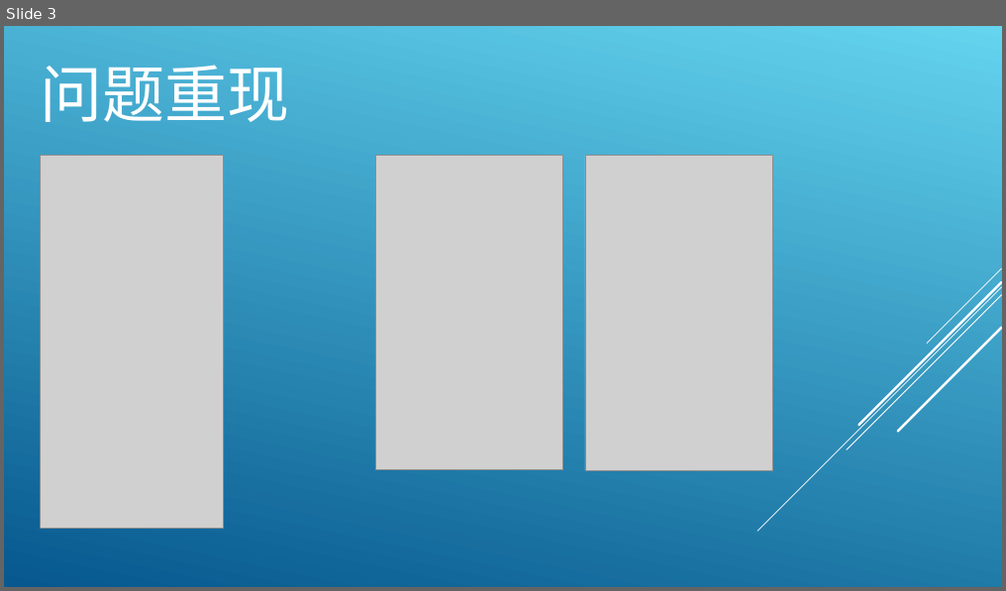
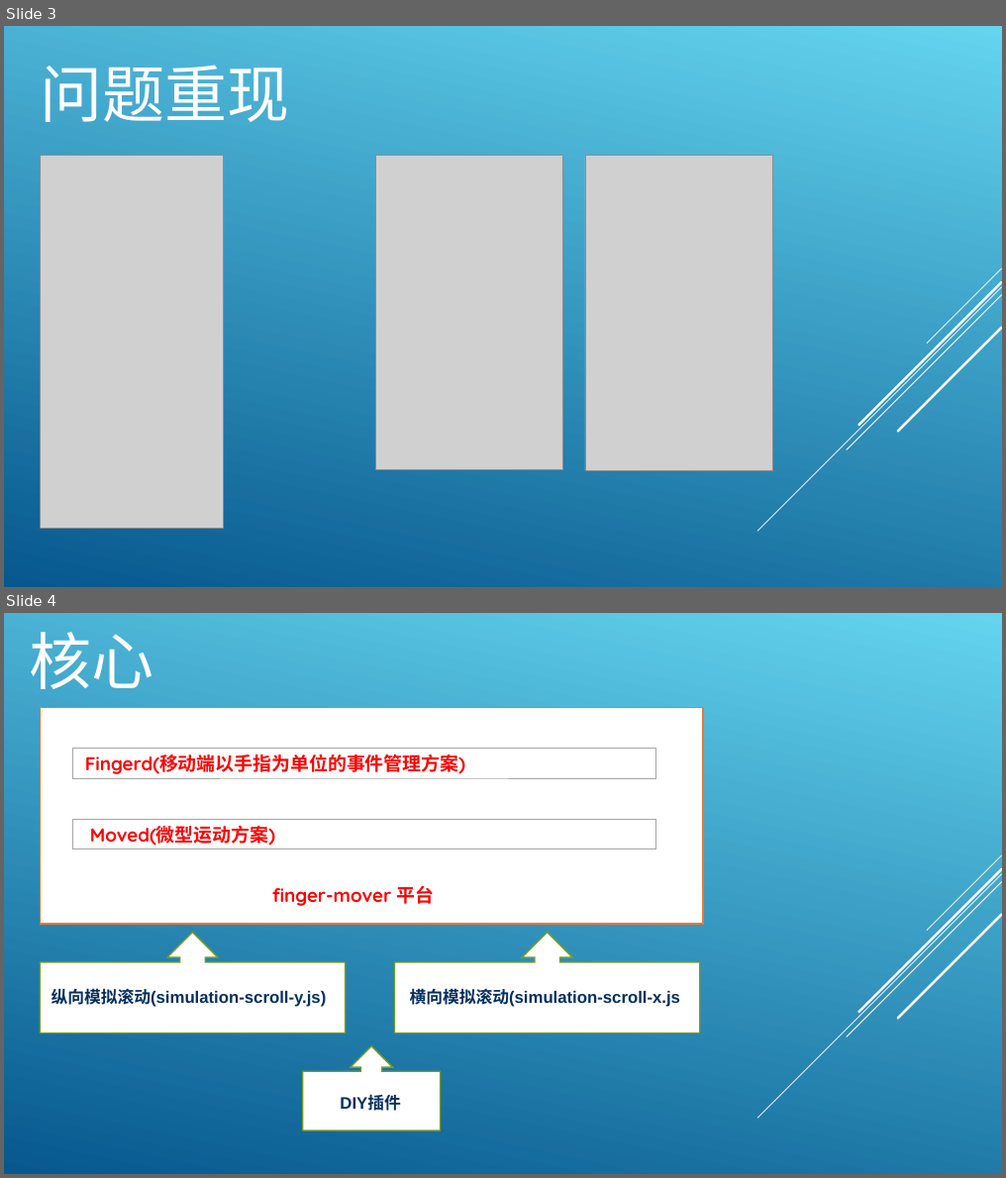
Before and after one commit to tlx6550/gulp-webpack-html-demo, a slide deck: fingerMover2.ppt. Shown one above the other, each under a label of ours: slide 3 before the commit, slides 3 and 4 after it. The pictures are 1006x591 and 1006x1178 pixels, drawn with LibreOffice and Linux fonts; fonts in the diff are those of the drawing; grey boxes stand for pictures. Boxes give left, top, right and bottom in pixels: in the first picture for what was removed or moved away, otherwise in the second. Text is boxed around its words. In the diff, an @@ line names an element or a change of style, - is before the commit and + after.

```diff
--- a/fingerMover2.ppt
+++ b/fingerMover2.ppt
@@ slide 4 added at (4,613,1002,1174), background gradient #64D4EF to #06588E; not listed: 5 template elements that a slide beside it also shows @@
@@ title added at (30,632,154,689), 60 pt, text #FFFFFF @@
+核心
@@ rectangle added at (40,707,703,924), fill #FFFFFF, outline #E87937 1.25 pt @@
@@ rectangle added at (73,749,655,778), outline #A6A6A6 0.74 pt, 18 pt, text #FF0000, bold @@
+Fingerd(移动端以手指为单位的事件管理方案)
@@ rectangle added at (73,820,655,850), outline #A6A6A6 0.74 pt, 18 pt, text #FF0000, bold @@
+Moved(微型运动方案)
@@ text added at (272,885,435,906), 18 pt, text #FF0000, bold @@
+finger-mover 平台
@@ up arrow callout added at (40,933,346,1034), fill #FFFFFF, outline #759E1F 1.25 pt @@
@@ up arrow callout added at (394,933,700,1034), fill #FFFFFF, outline #759E1F 1.25 pt @@
@@ text added at (52,988,327,1007), 16 pt, text #052F61, bold @@
+纵向模拟滚动(simulation-scroll-y.js)
@@ text added at (410,988,680,1007), 16 pt, text #052F61, bold @@
+横向模拟滚动(simulation-scroll-x.js
@@ up arrow callout added at (302,1047,441,1131), fill #FFFFFF, outline #759E1F 1.25 pt @@
@@ text added at (340,1095,400,1111), 16 pt, text #052F61, bold @@
+DIY插件
```
Also in this commit, not shown: 1 slide changed, 5 other slides added, 3 other files.
